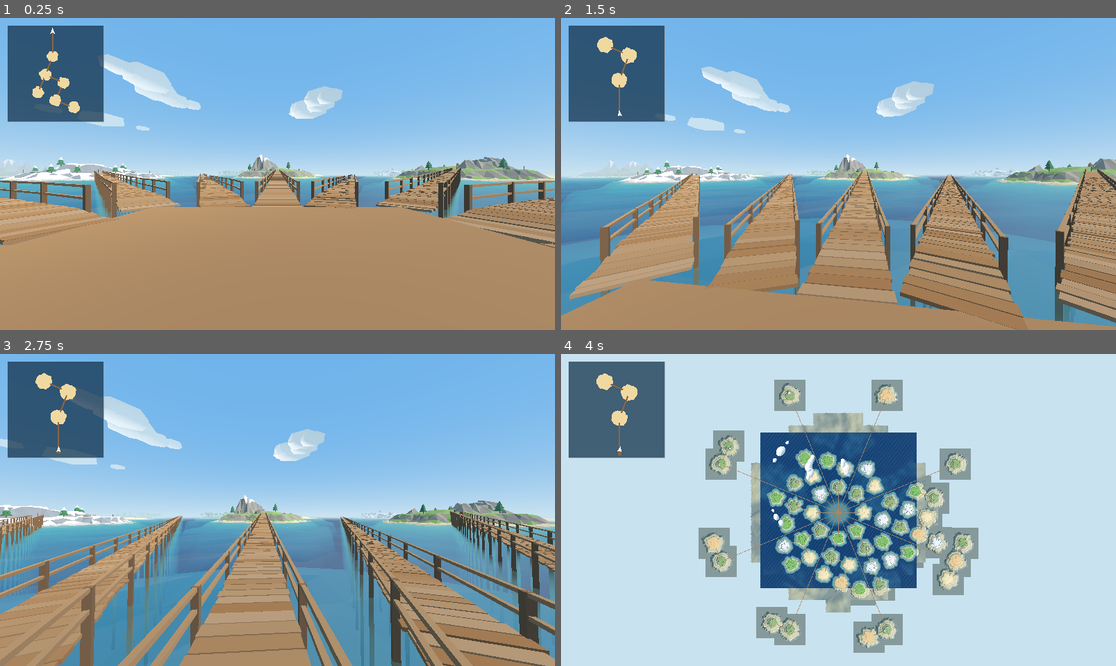
Above: before the commit, frames 1-4 (two rows, left to right).
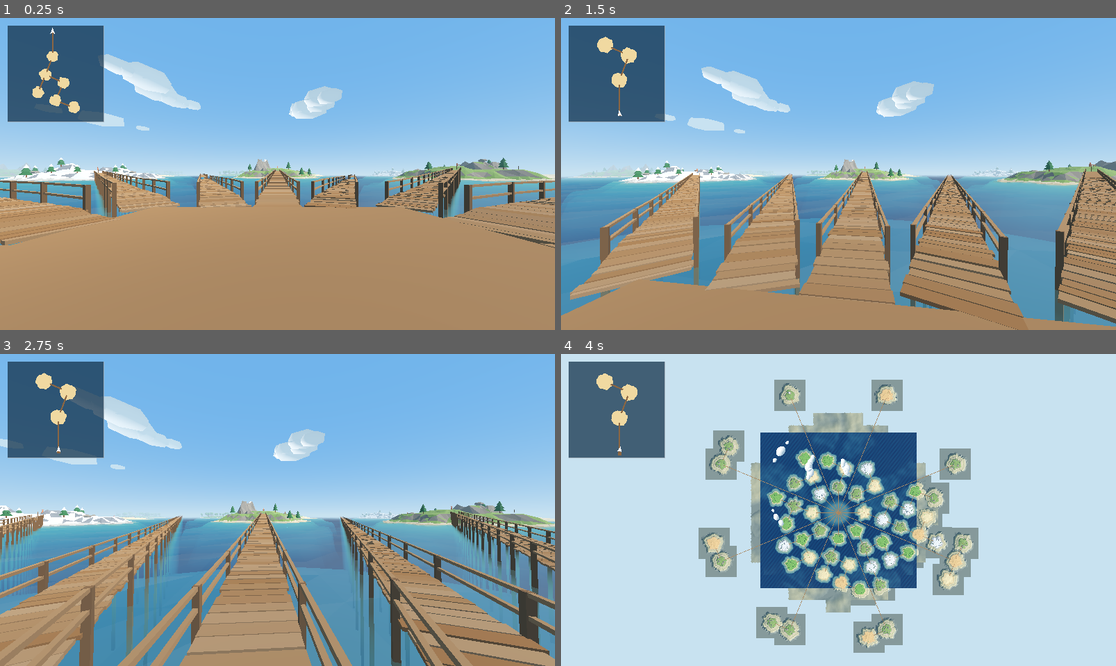
Above: after the commit, the same moments.

Repository: PaoloPortugal/The-Beach
Game: Godot game, scene res://tests/world/layout_demo.tscn
The game is run twice, just before and just after one commit, with the same random seed, the same clock (stepped at 60 frames per second) and the same inputs. This scene is started directly instead of the project's main scene.
Inputs (mouse positions are in pixels of both pictures, inside the frame that each line leads up to):
- Up to frame 1 (0.25 s): no input
- Up to frame 2 (1.5 s): tap Enter at 0.5 s; move the mouse to (866, 174) at 0.52 s; hold E (interact) 0.53-1.28 s; hold W (move_forward) from 0.53 s (still down); click (866, 174) at 0.67 s; tap Space (jump) at 0.77, 1.07 s; move the mouse to (810, 174) at 1.27 s; tap Shift (sprint) at 1.35 s
- Up to frame 3 (2.75 s): keep holding W (move_forward); tap Space (jump) at 1.52, 1.82 s; move the mouse to (288, 503) at 2.02 s; tap Enter at 2.1 s
- Up to frame 4 (4 s): keep holding W (move_forward); move the mouse to (832, 516) at 2.77 s; tap Keypad Enter at 2.85 s; click (832, 516) at 2.92 s; tap Space (jump) at 3.02, 3.32, 3.77 s; move the mouse to (877, 513) at 3.52 s; tap B at 3.6 s

The runs differ from the first frame. In frame 1, 3.4% of the frame differs, in the area x 0-100%, y 13-73%; in frame 2, 4.5%; in frame 3, 4.6%, in the area x 0-100%, y 18-100%; in frame 4, 0.3%.

Commit message:
W10: hill-free valleys so every island can be walked up; slope kept gentle on small islands (beach and shoulder shrink first); snow on mountain peaks; world test: each biome's shape, shoulder, props and walkability, prop meshes and clearing, a steep bridge's steps
Co-Authored-By: Claude Opus 5.5 <noreply@anthropic.com>

Diff:
--- a/tests/world/world_test.gd
+++ b/tests/world/world_test.gd
@@ -28,6 +28,7 @@
 
 func _run() -> void:
 	_island()
+	await _biomes()
 	_jump_assist()
 	_placement()
 	await _scene()
@@ -91,6 +92,144 @@
 			if _close(colours[i], Seabed.colour(h), 1.0 / 255.0):
 				matched += 1
 	_check(under > 0 and matched == under, "under the water the island has the sea floor's colours (%d of %d)" % [matched, under])
+
+
+# W10: every biome's shape, its props, and that you can walk up it.
+func _biomes() -> void:
+	var beach := IslandGenerator.new(42)
+	var also := IslandGenerator.new(42, Biome.Kind.BEACH)
+	_check(beach.biome == Biome.Kind.BEACH and is_equal_approx(beach.height_at(12, 5), also.height_at(12, 5)) and beach.prop_spots().is_empty(), "biomes: the beach is the default, W01's shape, without props")
+	var rolled := {}
+	for k in 200:
+		rolled[Biome.resolve(Biome.RANDOM)] = true
+	_check(rolled.size() == Biome.Kind.size() and Biome.resolve(Biome.Kind.SNOWY) == Biome.Kind.SNOWY, "biomes: Random rolls every kind, a chosen one stays")
+	for kind: int in [Biome.Kind.FOREST, Biome.Kind.MOUNTAIN, Biome.Kind.SNOWY, Biome.Kind.DESERT]:
+		var name: String = Biome.NAMES[kind]
+		var flat := true
+		var sea := true
+		var shoulder := true
+		var props := true
+		var some_props := 0
+		var walk := true
+		for seed in [1, 7, 42, 1234, 99999]:
+			var g := IslandGenerator.new(seed, kind)
+			for r in [0.0, 3.0, 6.0]:
+				for k in 8:
+					var ang := k * TAU / 8.0
+					flat = flat and is_equal_approx(g.height_at(cos(ang) * r, sin(ang) * r), g.plateau_height)
+			var landings: Array[Vector2] = []
+			for k in 16:
+				var ang := k * TAU / 16.0
+				var dir := Vector2(cos(ang), sin(ang))
+				var r := g.shore_radius(dir.x, dir.y)
+				var on_shelf := r * (g.shelf_start + g.shelf_end) / 2.0
+				sea = sea and is_equal_approx(g.height_at(dir.x * on_shelf, dir.y * on_shelf), g.sea_floor)
+				# A bridge lands where the ground first reaches the edge
+				# height, on a shoulder about that high.
+				var at := r * 1.2
+				while at > 0.0 and g.height_at(dir.x * at, dir.y * at) < g.edge_height():
+					at -= 0.25
+				var inward := g.height_at(dir.x * (at - 1.0), dir.y * (at - 1.0))
+				shoulder = shoulder and at > g.plateau_radius and absf(inward - g.edge_height()) < 0.4
+				landings.append(dir * at)
+			for s in g.prop_spots():
+				some_props += 1
+				var p: Vector3 = s["position"]
+				props = props and Vector2(p.x, p.z).length() >= g.plateau_radius + IslandGenerator.PROP_CLEAR and p.y > IslandGenerator.BEACH_TOP
+			walk = walk and _walkable(g, landings)
+		_check(flat, "biomes: %s: the middle is flat" % name)
+		_check(sea, "biomes: %s: surrounded by sea" % name)
+		_check(shoulder, "biomes: %s: bridges land on a shoulder at its edge height (%.1f m)" % [name, Biome.profile(kind)["edge"]])
+		_check(props and some_props > 5, "biomes: %s: props, off the beach and the middle (%d)" % [name, some_props])
+		_check(walk, "biomes: %s: you can walk from the beach and from every landing up to the middle" % name)
+	var mountain := IslandGenerator.new(7, Biome.Kind.MOUNTAIN)
+	mountain.build()
+	_check(mountain.top > 10.0 and mountain.edge_height() > 4.0, "biomes: a mountain is high (%.1f m), and so is its edge" % mountain.top)
+
+	# Props: their meshes face outward, they clear where asked, and the
+	# solid ones have collision.
+	for kind: int in IslandProps.Prop.values():
+		var arrays := IslandProps.mesh(kind).surface_get_arrays(0)
+		var verts: PackedVector3Array = arrays[Mesh.ARRAY_VERTEX]
+		var normals: PackedVector3Array = arrays[Mesh.ARRAY_NORMAL]
+		var out := 0
+		for i in range(0, verts.size(), 3):
+			var mid := (verts[i] + verts[i + 1] + verts[i + 2]) / 3.0
+			if normals[i].dot(Vector3(mid.x, 0.0, mid.z)) >= -0.01 or normals[i].y > 0.3:
+				out += 1
+		# (A cactus's arms point sideways, so some faces turn in.)
+		_check(verts.size() > 0 and out * 10 >= verts.size() / 3 * 8, "props: %s faces outward (%d of %d)" % [IslandProps.Prop.keys()[kind], out, verts.size() / 3])
+	var props := IslandProps.new()
+	root.add_child(props)
+	var spots: Array[Dictionary] = []
+	spots.append({"prop": IslandProps.Prop.TREE, "position": Vector3(10, 1, 0), "yaw": 0.0, "scale": 1.0})
+	spots.append({"prop": IslandProps.Prop.BUSH, "position": Vector3(-10, 1, 0), "yaw": 0.0, "scale": 1.0})
+	spots.append({"prop": IslandProps.Prop.ROCK, "position": Vector3(0, 1, 10), "yaw": 0.0, "scale": 1.0})
+	props.setup(spots)
+	var shapes := props.find_children("*", "CollisionShape3D", false, false).size()
+	_check(shapes == 2 and props.is_near(Vector2(10.5, 0), 1.0) and not props.is_near(Vector2(5, 5), 1.0), "props: trees and rocks are solid, bushes aren't")
+	props.clear_near(Vector3(0, 0, 4), Vector3(0, 0, 14), 2.0)
+	_check(props.spots.size() == 2 and not props.is_near(Vector2(0, 10), 1.0), "props: cleared along a bridge's way in")
+	props.free()
+
+	# W10: a steep bridge gets level steps; its collision stays a ramp.
+	var bridge := Bridge.new(Vector3(0, 0.5, 0), Vector3(0, 6.0, -12.0))
+	root.add_child(bridge)
+	await process_frame # it builds in _ready
+	var level := 0
+	for seg in bridge.get_children():
+		if not seg.has_node("Near"):
+			continue
+		var a: Array = ((seg.get_node("Near") as MeshInstance3D).mesh as ArrayMesh).surface_get_arrays(0)
+		var n: PackedVector3Array = a[Mesh.ARRAY_NORMAL]
+		var v: PackedVector3Array = a[Mesh.ARRAY_VERTEX]
+		for i in range(0, v.size(), 3):
+			if n[i].y > 0.999 and v[i].y > 1.5:
+				level += 1
+	var ramp := true
+	for s in [2.0, 6.0, 10.0]:
+		ramp = ramp and absf(bridge.deck_y(s) - lerpf(0.5, 6.0, s / 12.0)) < 0.01
+	_check(level > 20 and ramp, "bridges: a steep one has level steps (%d tops), on a smooth ramp" % level)
+	bridge.free()
+
+
+# Whether, on a 1 m grid, the middle can be reached from the beach and from
+# every landing without a step steeper than 40°.
+func _walkable(g: IslandGenerator, landings: Array[Vector2]) -> bool:
+	var reach := int(g.radius * 1.5)
+	var size := reach * 2 + 1
+	var h := PackedFloat32Array()
+	h.resize(size * size)
+	for i in size:
+		for j in size:
+			h[i * size + j] = g.height_at(i - reach, j - reach)
+	var seen := PackedByteArray()
+	seen.resize(size * size)
+	var todo: Array[int] = [reach * size + reach]
+	seen[todo[0]] = 1
+	var limit := tan(deg_to_rad(40.0))
+	while not todo.is_empty():
+		var at: int = todo.pop_back()
+		var i := at / size
+		var j := at % size
+		for step in [[1, 0], [-1, 0], [0, 1], [0, -1]]:
+			var ni: int = i + step[0]
+			var nj: int = j + step[1]
+			if ni < 0 or nj < 0 or ni >= size or nj >= size:
+				continue
+			var next := ni * size + nj
+			if seen[next] == 0 and h[next] > 0.0 and absf(h[next] - h[at]) <= limit:
+				seen[next] = 1
+				todo.append(next)
+	var ok := true
+	for p in landings:
+		ok = ok and seen[(int(round(p.x)) + reach) * size + int(round(p.y)) + reach] == 1
+	# The beach: a point just inland of the shore in 16 directions.
+	for k in 16:
+		var dir := Vector2.from_angle(k * TAU / 16.0)
+		var r := g.shore_radius(dir.x, dir.y) - 1.5
+		ok = ok and seen[(int(round(dir.x * r)) + reach) * size + int(round(dir.y * r)) + reach] == 1
+	return ok
 
 
 func _jump_assist() -> void:
--- a/world/island/island_generator.gd
+++ b/world/island/island_generator.gd
@@ -23,11 +23,17 @@
 ## Off the beach biome (W10): the beach is BEACH_WIDTH metres wide, up to
 ## BEACH_TOP above the water; the slope above it climbs SLOPE (rise per
 ## metre, on average) to the edge height; the shoulder there is SHOULDER
-## metres wide. On a small island all three shrink to fit.
+## metres wide. On a small island the beach and the shoulder shrink first
+## (to BAND_MIN), the slope only if that isn't enough.
 const BEACH_WIDTH := 3.0
 const BEACH_TOP := 0.6
-const SLOPE := 0.6
+const SLOPE := 0.5
 const SHOULDER := 4.0
+const BAND_MIN := 1.5
+## Hills leave VALLEYS straight ways from the shoulder to the middle,
+## VALLEY_WIDTH metres wide, so you can always walk up (W10).
+const VALLEYS := 3
+const VALLEY_WIDTH := 4.0
 ## Triangles steeper than this (their normal's y below it) are rock.
 const STEEP := 0.8
 ## Props stay this far outside the flat middle, and off ground steeper
@@ -69,6 +75,7 @@
 var _dune_noise := FastNoiseLite.new()
 var _seed: int
 var _tint := RandomNumberGenerator.new()
+var _valley_turn := 0.0 # the first valley's angle
 
 
 func _init(p_seed: int, p_biome: int = Biome.Kind.BEACH) -> void:
@@ -78,6 +85,9 @@
 	plateau_height = profile["plateau"]
 	dune_height = profile["hills"]
 	_tint.seed = p_seed + 2
+	var turn := RandomNumberGenerator.new()
+	turn.seed = p_seed + 4
+	_valley_turn = turn.randf() * TAU
 	_shore_noise.noise_type = FastNoiseLite.TYPE_PERLIN
 	_shore_noise.seed = p_seed
 	_shore_noise.frequency = 1.0
@@ -146,21 +156,36 @@
 		h = lerpf(edge, plateau_height, smoothstep(b + c + w, rise_end, d)) if rise_end > b + c + w else plateau_height
 	# Hills: none on the shoulder (bridges land there) or the flat middle.
 	var hills := smoothstep(b + c + w, b + c + w + 3.0, d) * smoothstep(plateau_radius + 1.0, plateau_radius + 5.0, r)
+	hills *= smoothstep(VALLEY_WIDTH / 2.0, VALLEY_WIDTH * 1.5, _valley_distance(x, z))
 	if hills > 0.0:
 		h += clampf(_dune_noise.get_noise_2d(x, z) * profile.get("hill_gain", 2.5), 0.0, 1.0) * dune_height * hills
 	return h
 
 
+# How far (x, z) is from the nearest valley's line, metres.
+func _valley_distance(x: float, z: float) -> float:
+	var step := TAU / VALLEYS
+	var off := fposmod(atan2(z, x) - _valley_turn + step / 2.0, step) - step / 2.0
+	return Vector2(x, z).length() * absf(sin(off))
+
+
 # The beach's, the slope's and the shoulder's widths for a shoreline
-# [param shore] metres out, shrunk to fit a small island.
+# [param shore] metres out, fitted to a small island: 3 m are kept for
+# the rise to the middle.
 func _bands(shore: float) -> Array[float]:
 	var edge: float = profile["edge"]
 	var b := BEACH_WIDTH
 	var c := maxf(0.0, edge - BEACH_TOP) / SLOPE
 	var w := SHOULDER
-	var room := shore - plateau_radius - 2.0
-	var k := clampf(room / (b + c + w), 0.2, 1.0)
-	return [b * k, c * k, w * k]
+	var room := shore - plateau_radius - 3.0
+	if b + c + w > room:
+		var k := clampf((room - c) / (b + w), BAND_MIN / BEACH_WIDTH, 1.0)
+		b *= k
+		w = maxf(BAND_MIN, w * k)
+	if b + c + w > room:
+		var k := clampf(room / (b + c + w), 0.3, 1.0)
+		return [b * k, c * k, w * k]
+	return [b, c, w]
 
 
 ## Where props stand (W10), from the seed: an Array of {"prop":
